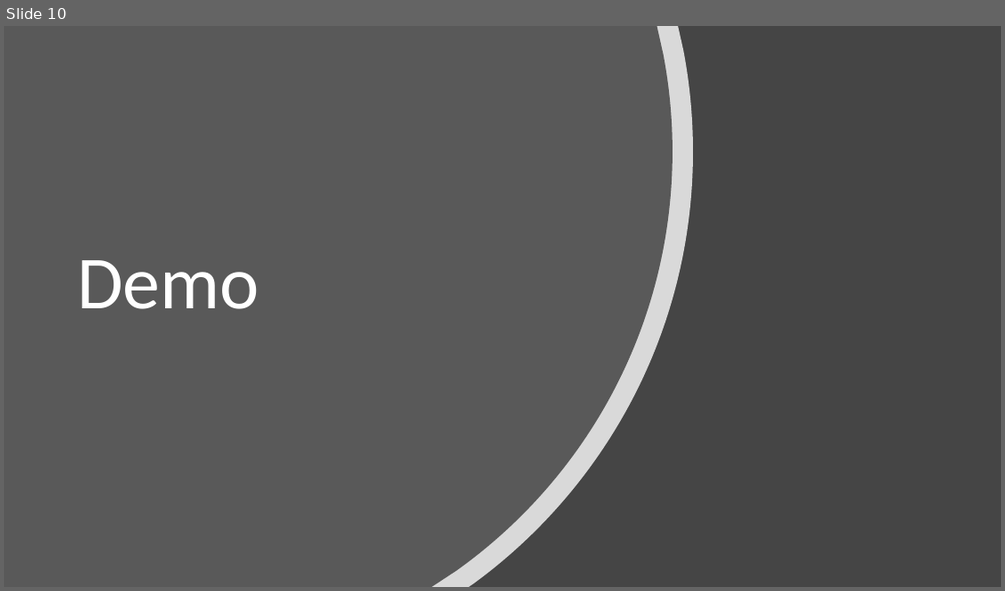
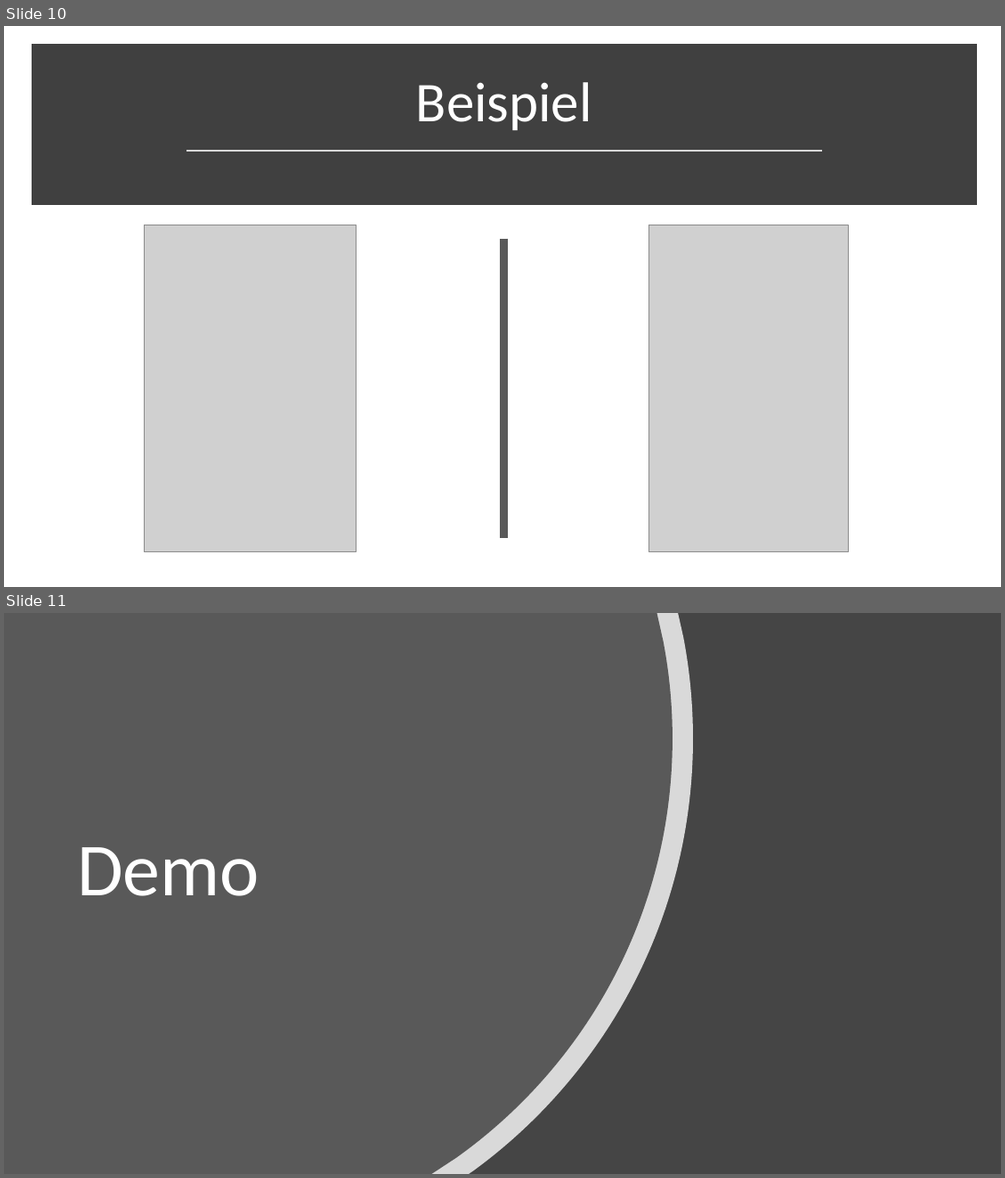
Before and after one commit to TheoMeinhardt/ITPProjekt, a slide deck: 4Games.pptx. Shown one above the other, each under a label of ours: slide 10 before the commit, slides 10 and 11 after it. The pictures are 1005x591 and 1005x1178 pixels, drawn with LibreOffice and Linux fonts; fonts in the diff are those of the drawing; grey boxes stand for pictures. Boxes give left, top, right and bottom in pixels: in the first picture for what was removed or moved away, otherwise in the second. Text is boxed around its words. In the diff, an @@ line names an element or a change of style, - is before the commit and + after.

```diff
--- a/4Games.pptx
+++ b/4Games.pptx
@@ slide 10 added at bbox=[4, 26, 1001, 587], background #FFFFFF @@
@@ rectangle added at bbox=[36, 49, 971, 200], fill #404040, outline #404040 10 pt @@
@@ title added at bbox=[416, 82, 592, 130], 54 pt, text #FFFFFF @@
+Beispiel
@@ line added from (186, 150) to (822, 150), #D9D9D9 1.75 pt @@
@@ picture added at bbox=[144, 224, 356, 551] @@
@@ line added from (504, 239) to (504, 538), #595959 8 pt @@
@@ picture added at bbox=[648, 224, 849, 551] @@
@@ what was slide 10 is now slide 11 @@
```
Also in this commit, not shown: 2 slides changed.
